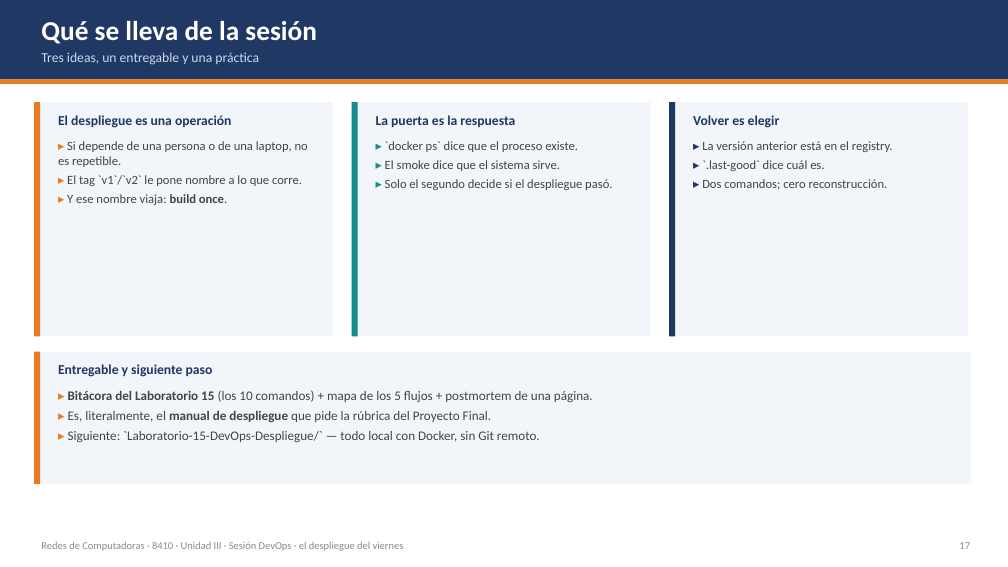
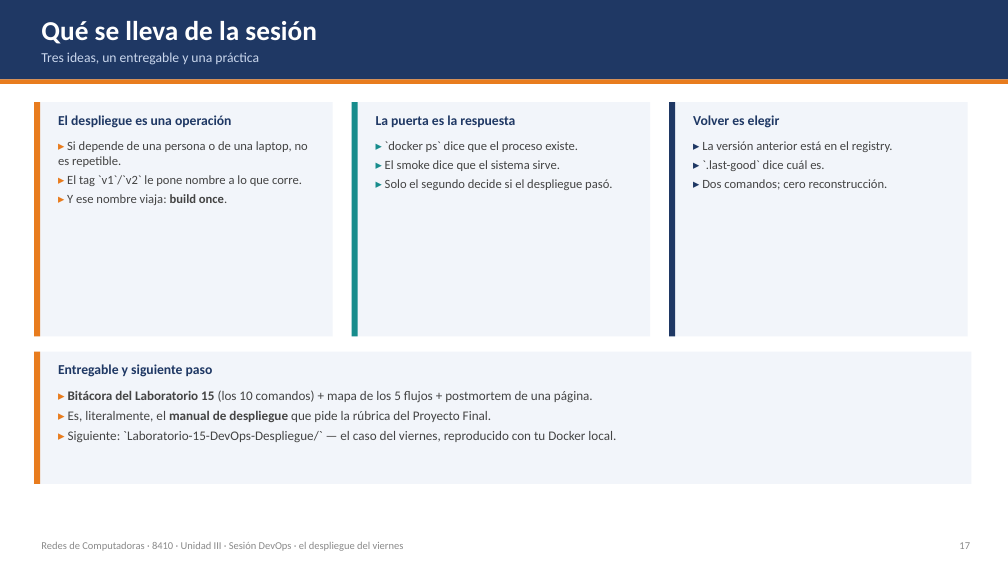
Before and after one commit to isacioutp/redes-de-computadoras-utp, a slide deck: slide 17 of Teoria-DevOps-Despliegue.pptx. Drawn at 1008x567 pixels with LibreOffice and Linux fonts; fonts in the diff are those of the drawing. Boxes give left, top, right and bottom in pixels: in the first picture for what was removed or moved away, otherwise in the second. Text is boxed around its words. In the diff, an @@ line names an element or a change of style, - is before the commit and + after.

```diff
--- a/Teoria-DevOps-Despliegue.pptx
+++ b/Teoria-DevOps-Despliegue.pptx
@@ text at (x1=68, y1=431, x2=616, y2=442): text changed @@
-▸ Siguiente: `Laboratorio-15-DevOps-Despliegue/` — todo local con Docker, sin Git remoto.
+▸ Siguiente: `Laboratorio-15-DevOps-Despliegue/` — el caso del viernes, reproducido con tu Docker local.
```
Also in this commit, not shown: 3 other slides changed, 6 other files.
